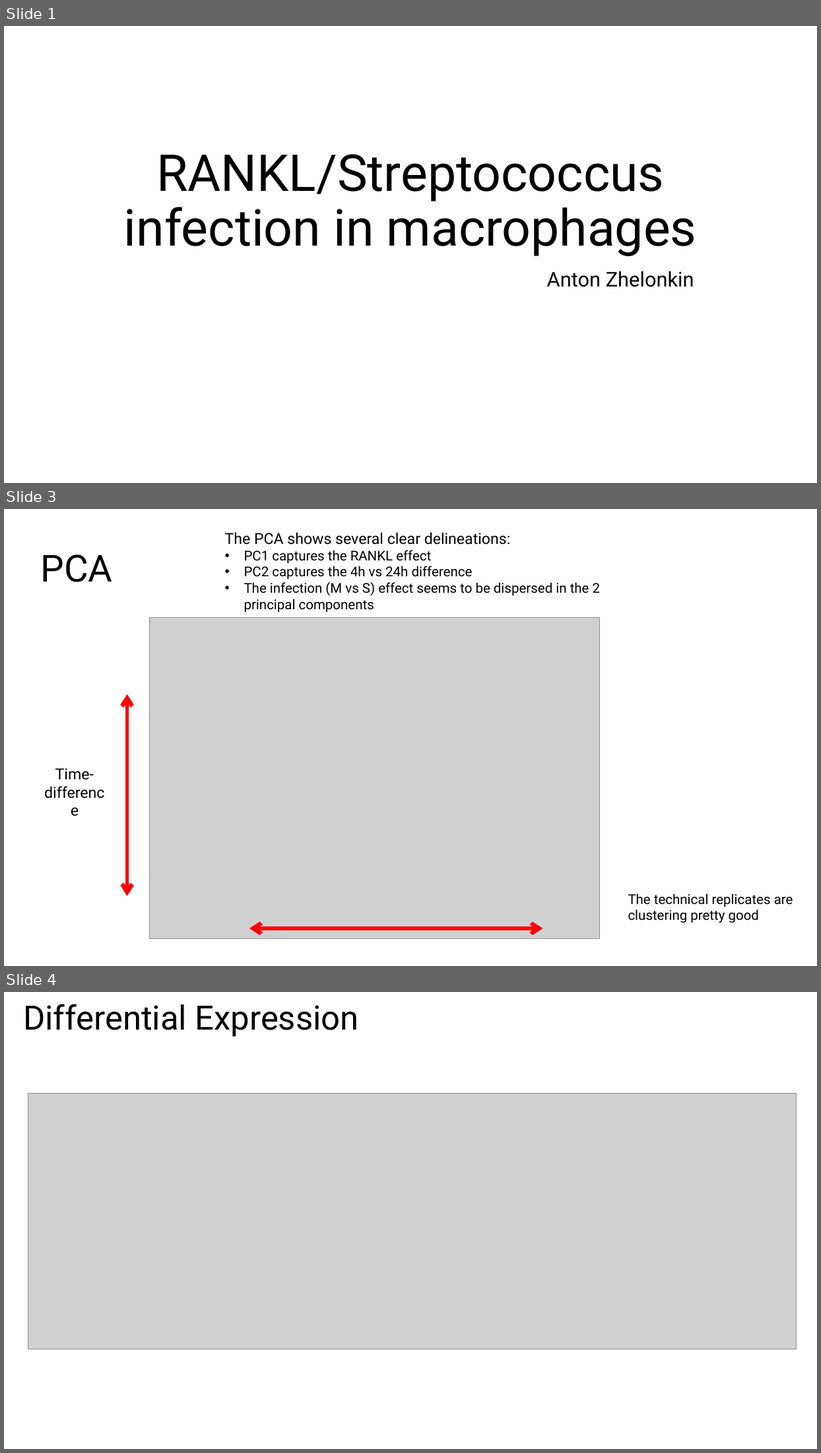
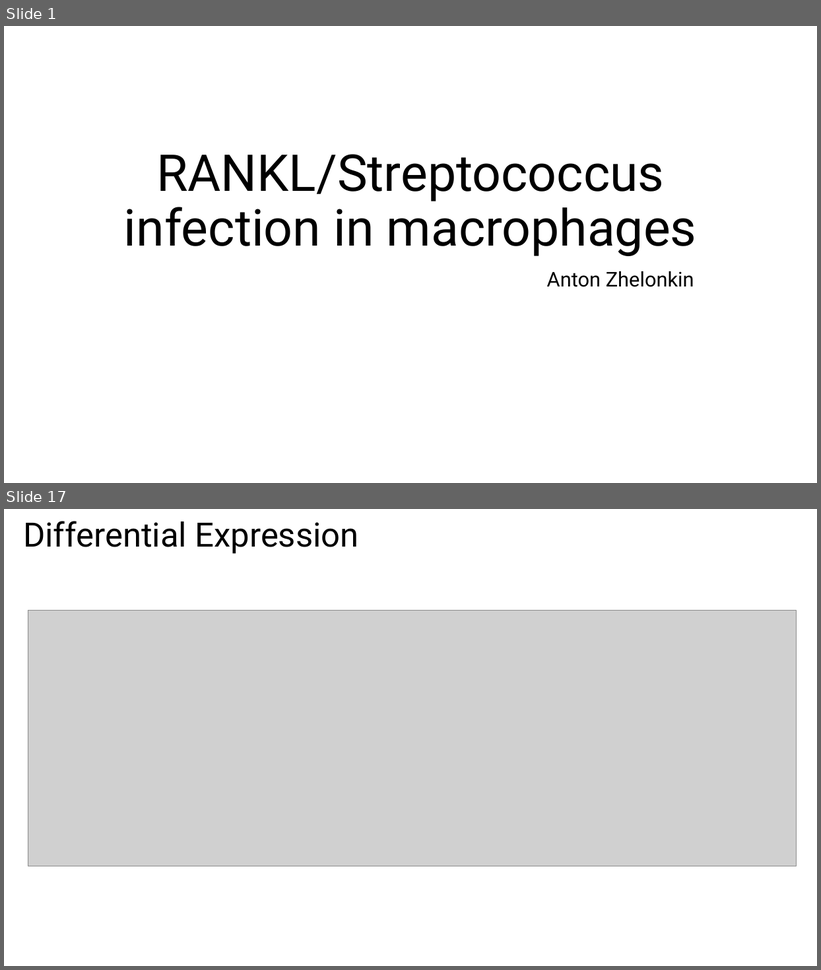
Before and after one commit to MogilenkoLabVUMC/Clara_RANKL_STAR_macrophage_infection, a slide deck: 3_Results/Clara_RANKL.pptx. Shown one above the other, each under a label of ours: slides 1, 3 and 4 before the commit, slides 1 and 17 after it; the slides between them are not shown. The pictures are 821x1453 and 821x970 pixels, drawn with LibreOffice and Linux fonts; fonts in the diff are those of the drawing; grey boxes stand for pictures. Boxes give left, top, right and bottom in pixels: in the first picture for what was removed or moved away, otherwise in the second. Text is boxed around its words. In the diff, an @@ line names an element or a change of style, - is before the commit and + after.

```diff
--- a/3_Results/Clara_RANKL.pptx
+++ b/3_Results/Clara_RANKL.pptx
@@ slide 3 removed at (4, 509, 817, 966), background #FFFFFF @@
@@ text removed at (225, 532, 601, 613) @@
-The PCA shows several clear delineations:
-• PC1 captures the RANKL effect
-• PC2 captures the 4h vs 24h difference
-• The infection (M vs S) effect seems to be dispersed in the 2 principal components
@@ title removed at (41, 555, 113, 582) @@
-PCA
@@ picture removed at (150, 618, 600, 940) @@
@@ double arrow removed from (127, 694) to (127, 896) @@
@@ text removed at (55, 768, 94, 780) @@
-Time-
-difference
@@ text removed at (628, 894, 793, 923) @@
-The technical replicates are clustering pretty good
@@ double arrow removed from (543, 929) to (250, 929) @@
@@ what was slide 4 is now slide 17 @@
```
Also in this commit, not shown: 1 slide changed, 14 slides added, 41 other files.
